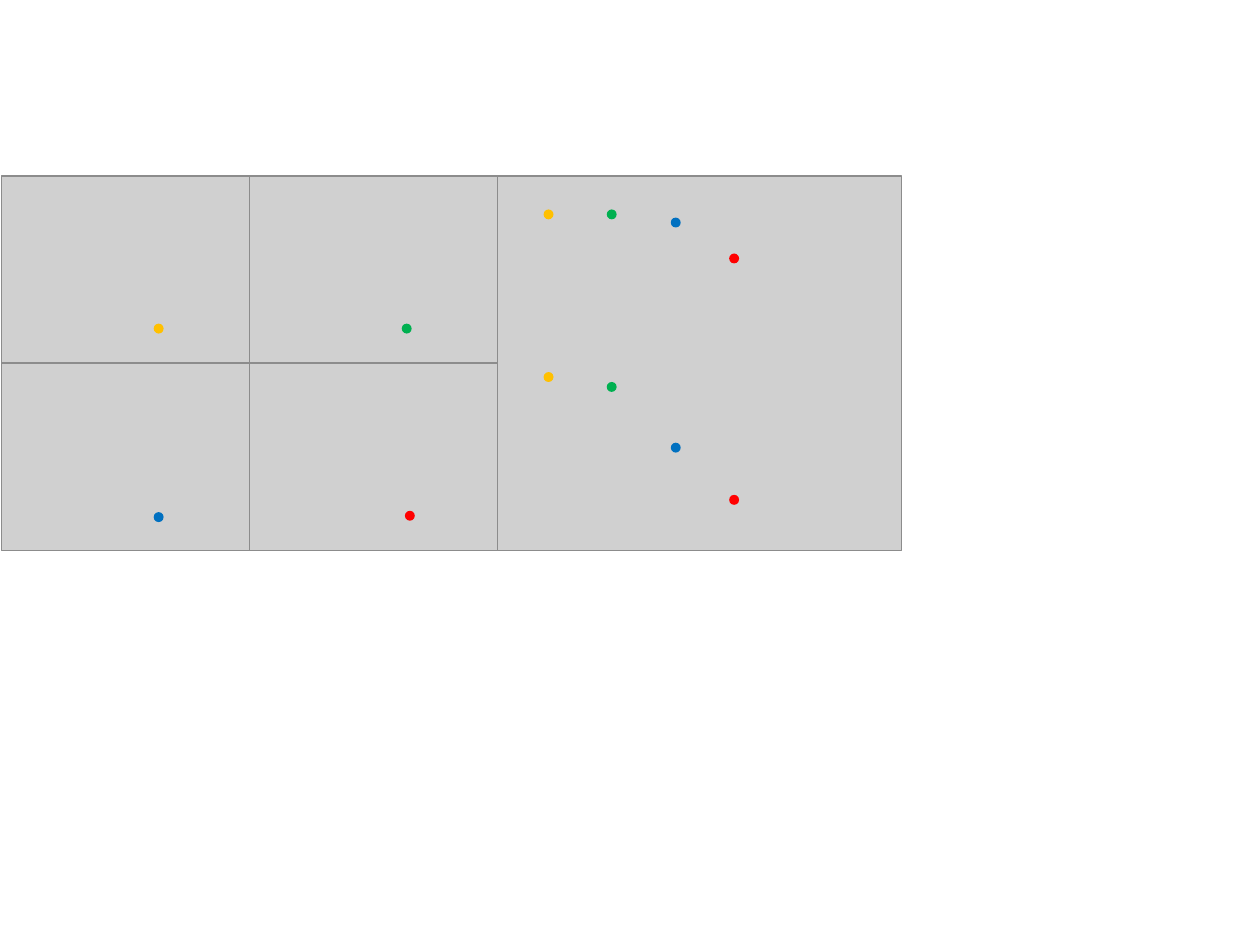
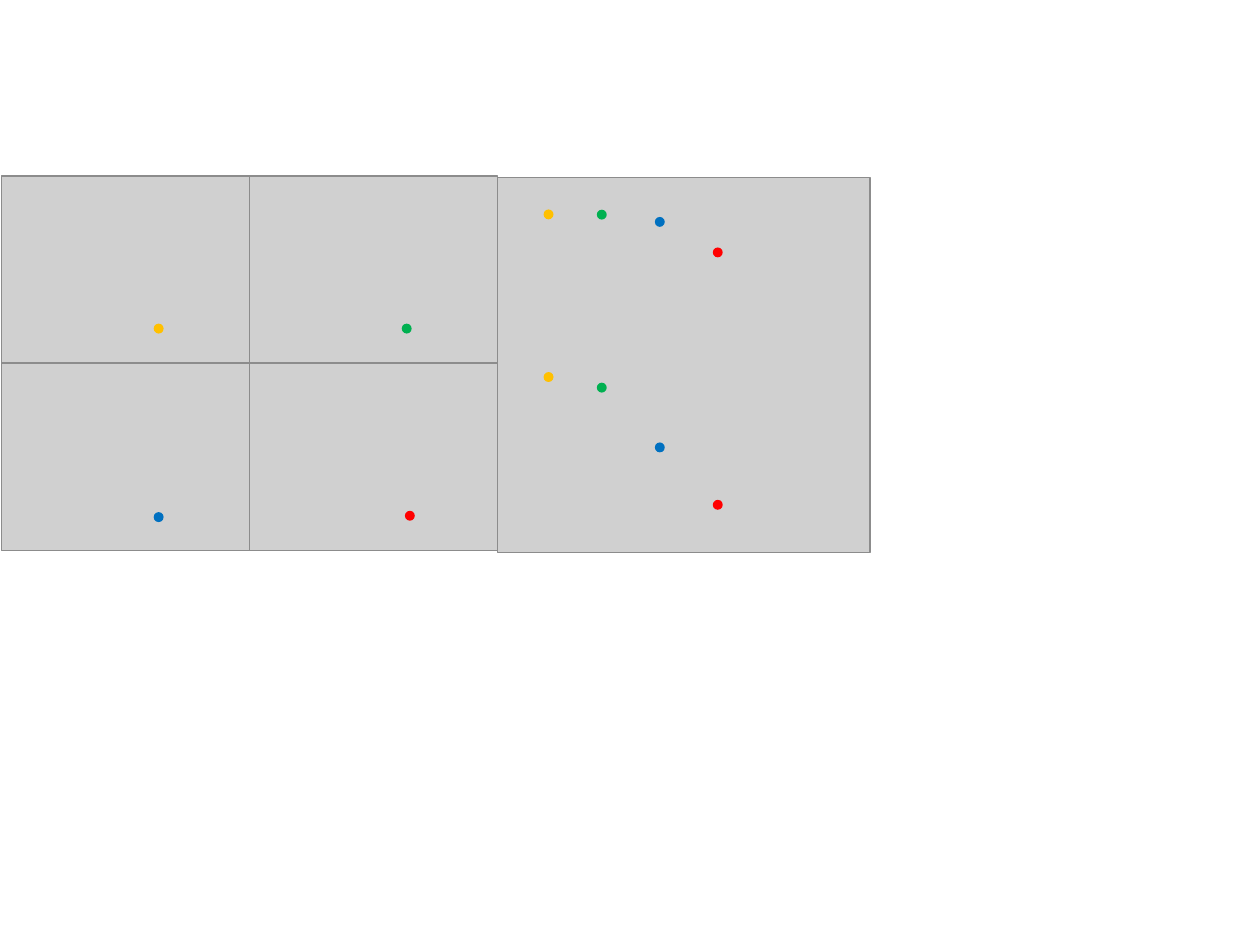
Before and after one commit to xpessoles/CI_02_EtudeSLCI, a slide deck: slide 2 of 7_ReponsesHarmoniques/Cours/png/Figures.pptx. Drawn at 1260x945 pixels with LibreOffice and Linux fonts; fonts in the diff are those of the drawing; grey boxes stand for pictures. Boxes give left, top, right and bottom in pixels: in the first picture for what was removed or moved away, otherwise in the second. Text is boxed around its words. In the diff, an @@ line names an element or a change of style, - is before the commit and + after.

```diff
--- a/7_ReponsesHarmoniques/Cours/png/Figures.pptx
+++ b/7_ReponsesHarmoniques/Cours/png/Figures.pptx
@@ picture: place and size @@
-picture at (498,176,902,551)
+picture at (498,178,871,552)
@@ ellipse: place and size @@
-ellipse at (607,209,617,219)
+ellipse at (597,209,607,219)
@@ ellipse: place and size @@
-ellipse at (670,218,680,228)
+ellipse at (655,217,665,227)
@@ ellipse: place and size @@
-ellipse at (730,253,740,263)
+ellipse at (713,247,723,257)
@@ ellipse: place and size @@
-ellipse at (607,382,617,392)
+ellipse at (597,383,607,393)
@@ ellipse: place and size @@
-ellipse at (670,442,680,452)
+ellipse at (655,442,665,452)
@@ ellipse: place and size @@
-ellipse at (730,495,740,505)
+ellipse at (713,500,723,510)
```
Also in this commit, not shown: 19 other files.
